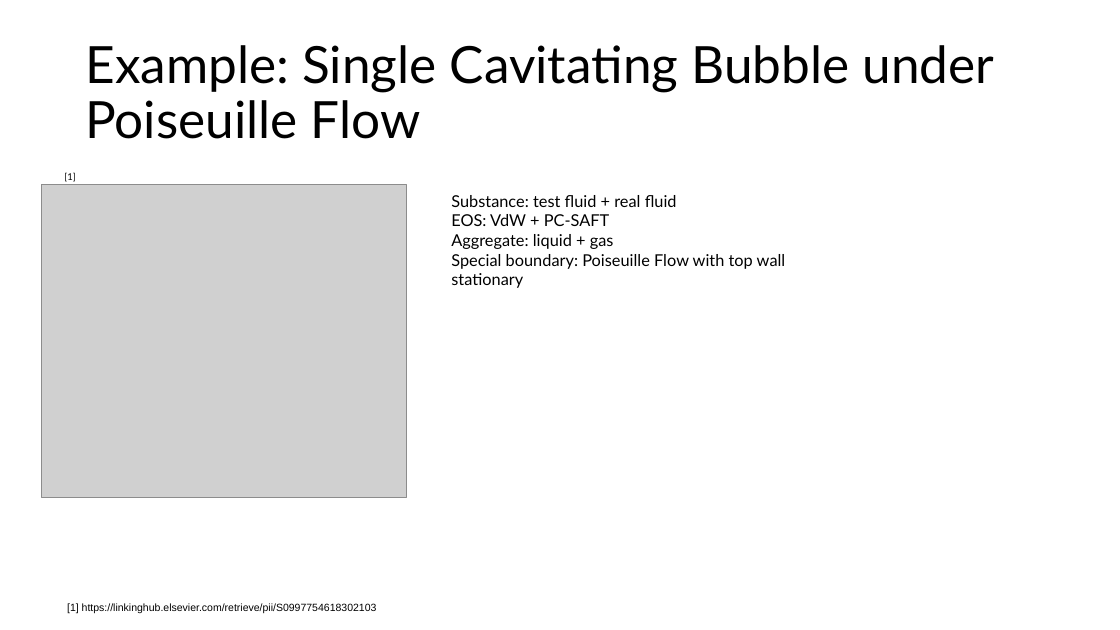
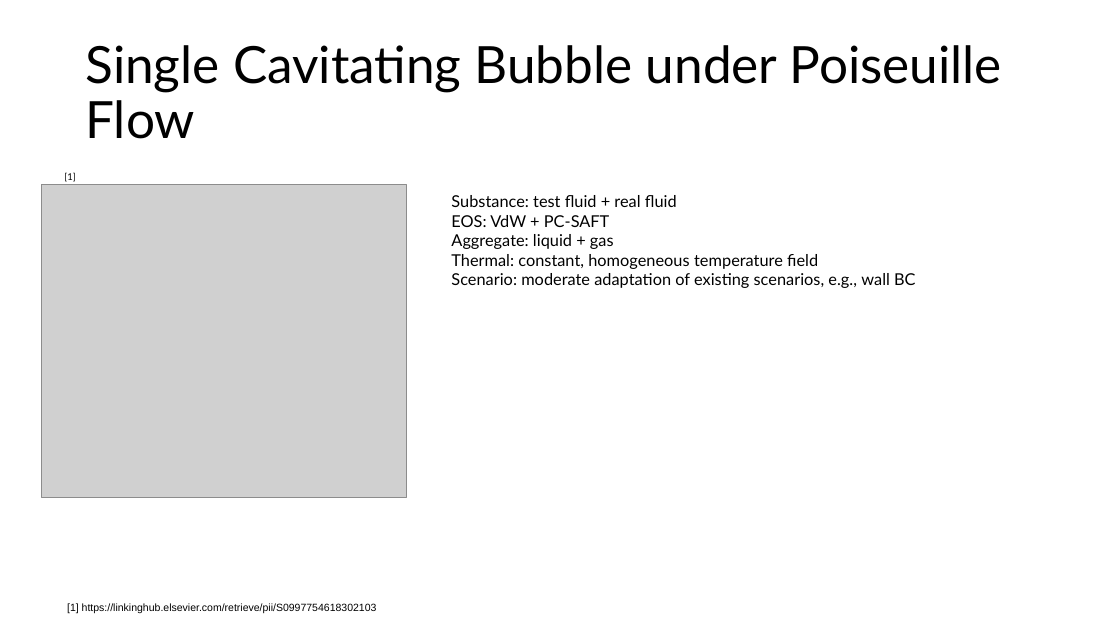
Before and after one commit to XueqiZ/JAX-LaB-MicTherm, a slide deck: slide 5 of MicTherm – LBM Coupling Idea.pptx. Drawn at 1120x630 pixels with LibreOffice and Linux fonts; fonts in the diff are those of the drawing; grey boxes stand for pictures. Boxes give left, top, right and bottom in pixels: in the first picture for what was removed or moved away, otherwise in the second. Text is boxed around its words. In the diff, an @@ line names an element or a change of style, - is before the commit and + after.

Commit message:
Modify viscous fingering example

```diff
--- a/MicTherm – LBM Coupling Idea.pptx
+++ b/MicTherm – LBM Coupling Idea.pptx
@@ title at <box>85,45,1002,139</box>: text changed @@
-Example: Single Cavitating Bubble under Poiseuille Flow
+Single Cavitating Bubble under Poiseuille Flow
@@ text at <box>451,254,915,288</box>: text changed @@
-Special boundary: Poiseuille Flow with top wall stationary
+Thermal: constant, homogeneous temperature field
+Scenario: moderate adaptation of existing scenarios, e.g., wall BC
```
Also in this commit, not shown: 6 other slides changed, 4 slides added, 1 slide removed, 16 other files.
